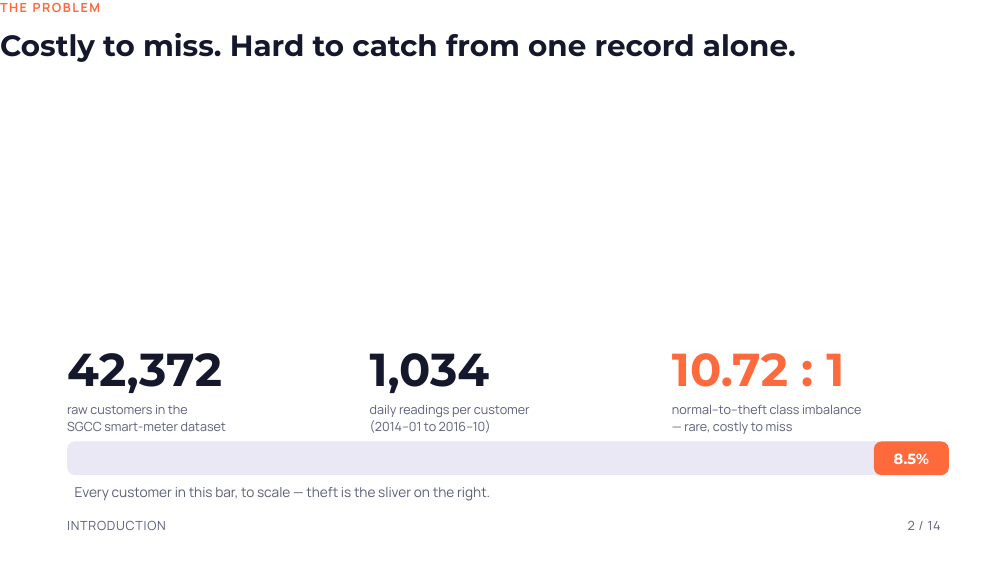
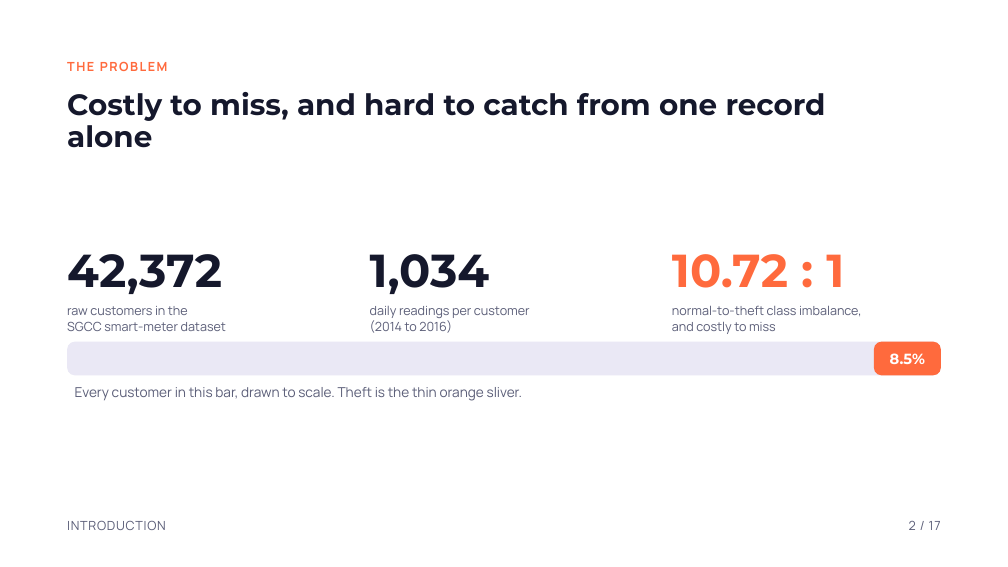
Before and after one commit to paarthjpg/electricity-theft-detection, a slide deck: slide 2 of Electricity Theft Detection Using Machine Learning.pptx. Drawn at 1008x567 pixels with LibreOffice and Linux fonts; fonts in the diff are those of the drawing. Boxes give left, top, right and bottom in pixels: in the first picture for what was removed or moved away, otherwise in the second. Text is boxed around its words. In the diff, an @@ line names an element or a change of style, - is before the commit and + after.

Commit message:
Deck: real slide margins, centered content, real-data charts
Give every slide proper 128px margins instead of text sitting in the
top-left corner, center each slide's content between title and footer,
drop em dashes, and add three slides built from real project data:
actual normal vs theft consumption curves, precision-recall curves with
the XGBoost confusion matrix, and the risk-score distribution behind
the top-5% inspection list.

```diff
--- a/Electricity Theft Detection Using Machine Learning.pptx
+++ b/Electricity Theft Detection Using Machine Learning.pptx
@@ text "THE PROBLEM": place and size @@
-text "THE PROBLEM" at [0, 2, 101, 12]
+text "THE PROBLEM" at [67, 61, 168, 71]
@@ title at [67, 92, 826, 121]: text changed @@
-Costly to miss. Hard to catch from one record alone.
+Costly to miss, and hard to catch from one record alone
@@ text "10.72 : 1": place and size @@
-text "10.72 : 1" at [672, 353, 844, 387]
+text "10.72 : 1" at [672, 254, 844, 288]
@@ 4 texts: place and size @@
-4 texts at [67, 353, 530, 433]
+4 texts at [67, 254, 530, 333]
@@ text at [370, 320, 452, 333]: text changed @@
-(2014–01 to 2016–10)
+(2014 to 2016)
@@ text at [672, 306, 862, 334]: text changed @@
-normal–to–theft class imbalance
-— rare, costly to miss
+normal-to-theft class imbalance,
+and costly to miss
@@ rounded rectangle: place and size @@
-rounded rectangle at [67, 442, 949, 475]
+rounded rectangle at [67, 342, 941, 375]
@@ rounded rectangle "8.5%": place and size @@
-rounded rectangle "8.5%" at [874, 442, 949, 475]
+rounded rectangle "8.5%" at [874, 342, 941, 375]
@@ text at [75, 387, 522, 401]: text changed @@
-Every customer in this bar, to scale — theft is the sliver on the right.
+Every customer in this bar, drawn to scale. Theft is the thin orange sliver.
@@ text at [909, 521, 941, 530]: text changed @@
-2 / 14
+2 / 17
```
Also in this commit, not shown: 13 other slides changed, 3 slides added.
